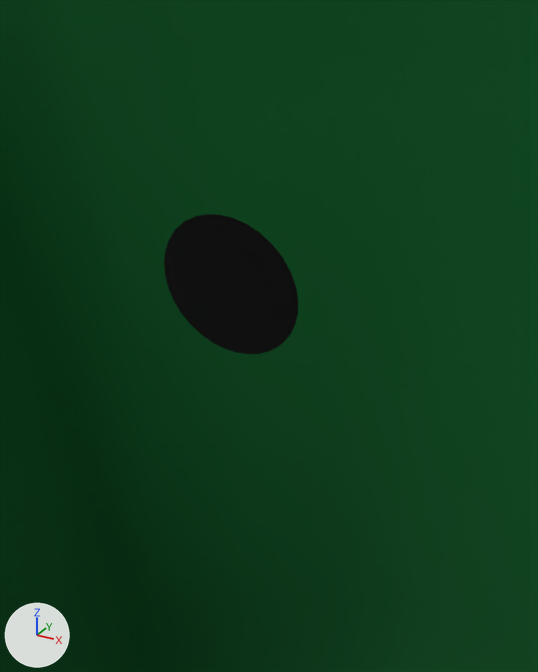
What one commit did to the glTF model assets/models/characters/newman.glb.
One viewpoint serves both versions: a camera (50 mm lens) standing at (0.445, -1.865, 5.221) and looking at (0.053, -1.152, 4.865). Arrows for +X, +Y and +Z are at lower left; the lights stay in place. The first picture is the older version. Everything nearer to the camera than a plane just in front of the edit is cut away. Where no turn or scale is listed for an object, it has been applied to the vertices.

The older version as bpy lines, for what is in view:
```python
me_cube_011 = bpy.data.meshes.new('Cube.011')
me_cube_011.from_pydata(...)  # 3710 vertices, 7416 faces; spans x -9.5..9.5, y -2.9..1.5, z -10.5..11.9
# faces by material slot: [3040, 1472, 1728, 1176]
me_cube_011.materials.append(mat_pants)  # dark blue #132f79
me_cube_011.materials.append(mat_shirt)  # dark green #067333
me_cube_011.materials.append(mat_skin)  # beige #e7b77f
me_cube_011.materials.append(mat_shoes)  # picture img_shoes_base_color
me_surfcircle = bpy.data.meshes.new('SurfCircle')
me_surfcircle.from_pydata(...)  # 32 vertices, 30 faces; spans x -0.093..0.093, y -0.015..0.015, z -0.091..0.091
me_surfcircle.materials.append(mat_material_002)  # black #050505
ob_malemesh = bpy.data.objects.new('MaleMesh', me_cube_011)
ob_malemesh.location = (0.0, 0.0, 0.0)
ob_surfcircle = bpy.data.objects.new('SurfCircle', me_surfcircle)
ob_surfcircle.location = (0.0, -1.155, 4.917)
```
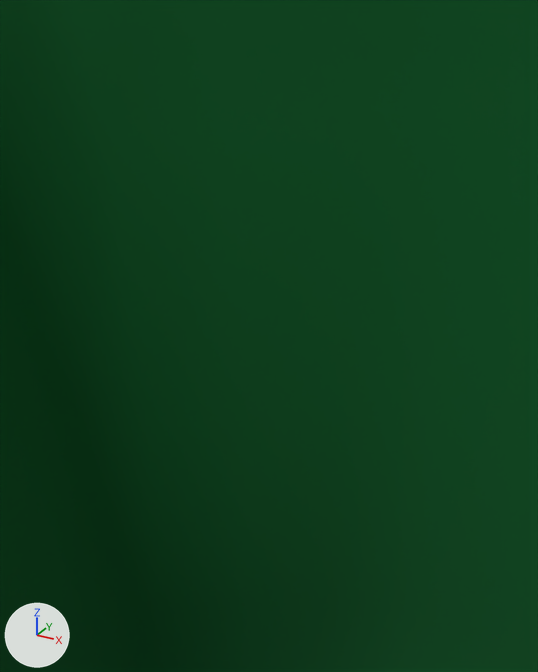
Where the change shows, as pixel boxes (x1, y1, x2, y2) in the pictures (538 x 672 px):
'SurfCircle', deleted (black)
    before: (164, 214, 298, 354)

The edits, one by one:
Object 'SurfCircle' (ob_surfcircle) is deleted.
